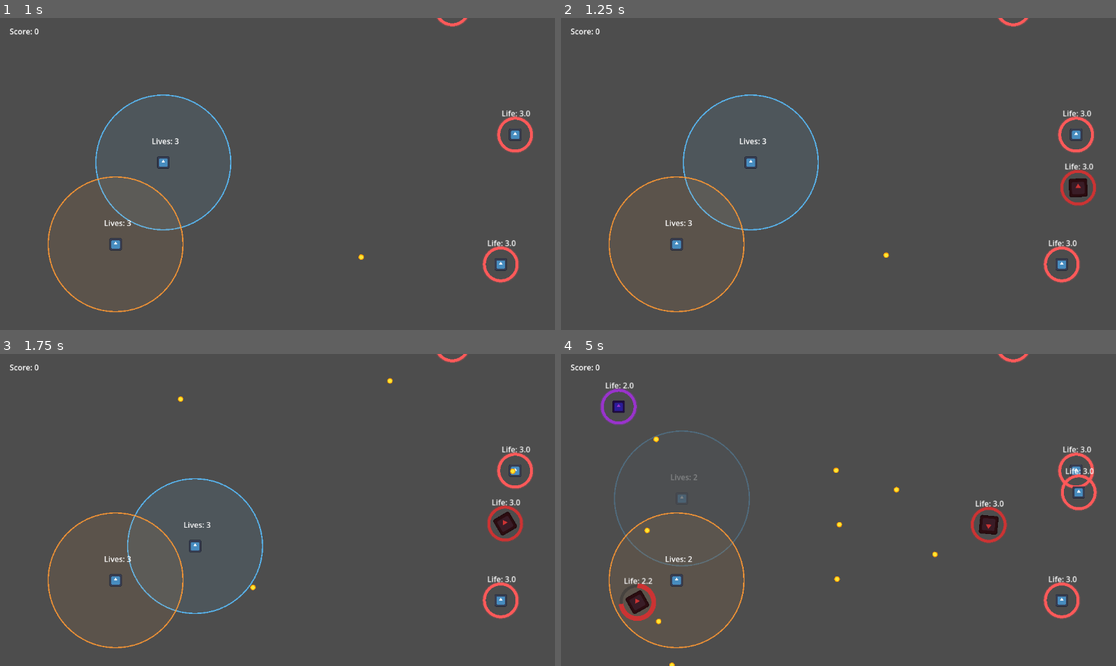
Above: before the commit, frames 1-4 (two rows, left to right).
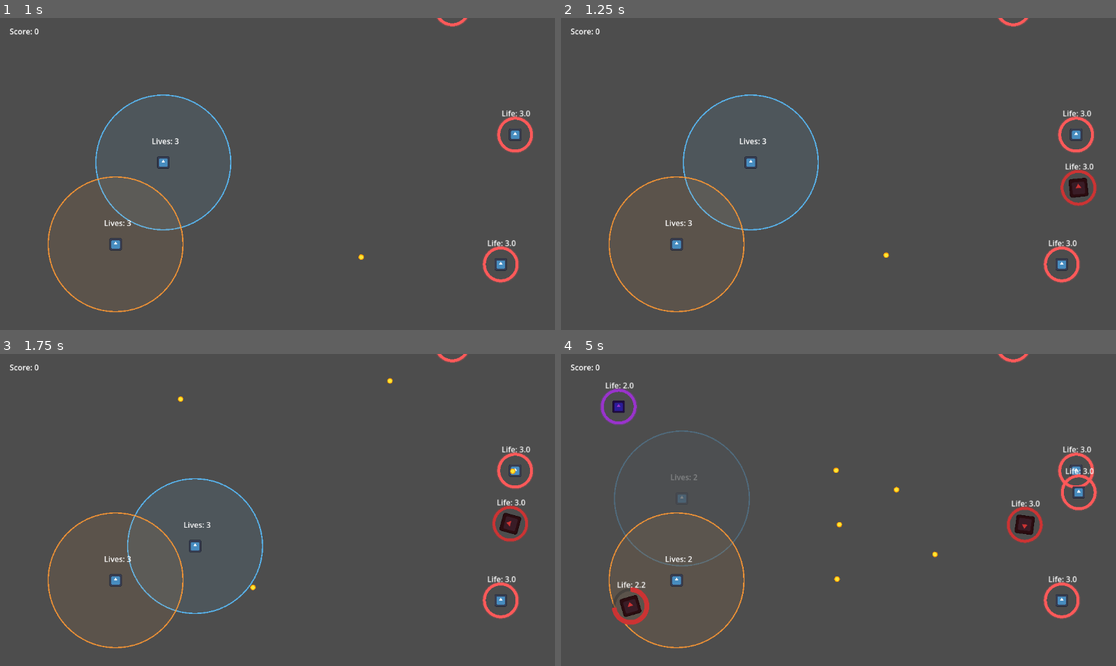
Above: after the commit, the same moments.

Repository: AgustinRamiroDiaz/just-metal-shapes
Game: Godot game, scene res://main_level.tscn
Same seed, same stepped clock (60 frames per second), same inputs: the game is played once before the commit and once after it. The engine's default icon, where the game draws it, is replaced by a stand-in: a white triangle on a blue panel in a dark square.
Inputs:
- Up to frame 1 (1 s): tap Enter at 0.5 s; hold Right (ui_right) from 0.53 s (still down); tap K (p2_down) at 0.6 s
- Up to frame 2 (1.25 s): keep holding Right (ui_right)
- Up to frame 3 (1.75 s): release Right (ui_right) at 1.28 s; hold Down (ui_down) from 1.28 s (still down); tap J (p2_left) at 1.35 s
- Up to frame 4 (5 s): release Down (ui_down) at 2.03 s; hold Right (ui_right) 2.03-2.78 s; tap one key every 0.75 s from 2.1 s: L (p2_right) I (p2_up) K (p2_down) J (p2_left); hold Up (ui_up) 2.78-3.53 s; hold Left (ui_left) from 3.53 s (still down)

Frame 1 is identical in both runs. In frame 2, 0.1% of the frame differs, in the area x 89-97%, y 46-61%; in frame 3, 0.5%; in frame 4, 1.6%, in the area x 9-87%, y 26-100%.

Commit message:
balancing

Diff:
--- a/scenes/shotgun_enemy.tscn
+++ b/scenes/shotgun_enemy.tscn
@@ -1,45 +1,38 @@
-[gd_scene load_steps=8 format=3 uid="uid://shotgun_enemy"]
+[gd_scene format=3 uid="uid://dmj0ol8d38aoh"]
 
-[ext_resource type="Script" path="res://scripts/shotgun_enemy.gd" id="1_shotgun"]
-[ext_resource type="Texture2D" path="res://icon.svg" id="2_icon"]
-[ext_resource type="Script" path="res://scripts/components/health_component.gd" id="3_health"]
-[ext_resource type="Script" path="res://scripts/components/shotgun_shooter_component.gd" id="4_shotgun_shooter"]
-[ext_resource type="Script" path="res://scripts/components/chaser_component.gd" id="5_chaser"]
-[ext_resource type="Script" path="res://scripts/components/turn_component.gd" id="6_turn"]
+[ext_resource type="Script" uid="uid://do03jimx88myu" path="res://scripts/shotgun_enemy.gd" id="1_shotgun"]
+[ext_resource type="Texture2D" uid="uid://dx60ovk85ckyh" path="res://icon.svg" id="2_icon"]
+[ext_resource type="Script" uid="uid://b8213fec7gt7m" path="res://scripts/components/health_component.gd" id="3_health"]
+[ext_resource type="Script" uid="uid://cj0rlemobwci7" path="res://scripts/components/shotgun_shooter_component.gd" id="4_shotgun_shooter"]
+[ext_resource type="Script" uid="uid://cstgj6w4m6oyo" path="res://scripts/components/chaser_component.gd" id="5_chaser"]
+[ext_resource type="Script" uid="uid://baibtnk3m4nge" path="res://scripts/components/turn_component.gd" id="6_turn"]
 
 [sub_resource type="CircleShape2D" id="CircleShape2D_shotgun"]
 radius = 32.0
 
-[sub_resource type="CircleShape2D" id="CircleShape2D_range"]
-radius = 200.0
+[node name="ShotgunEnemy" type="StaticBody2D" unique_id=597421633]
+collision_layer = 2
+script = ExtResource("1_shotgun")
 
-[node name="ShotgunEnemy" type="StaticBody2D"]
-script = ExtResource("1_shotgun")
-collision_layer = 2
-
-[node name="Sprite2D" type="Sprite2D" parent="."]
+[node name="Sprite2D" type="Sprite2D" parent="." unique_id=658582241]
 modulate = Color(0.8, 0.2, 0.2, 1)
 scale = Vector2(0.3, 0.3)
 texture = ExtResource("2_icon")
 
-[node name="CollisionShape2D" type="CollisionShape2D" parent="."]
+[node name="CollisionShape2D" type="CollisionShape2D" parent="." unique_id=12647215]
 shape = SubResource("CircleShape2D_shotgun")
 
-[node name="HealthComponent" type="Node2D" parent="."]
+[node name="HealthComponent" type="Node2D" parent="." unique_id=632148012]
 script = ExtResource("3_health")
-max_life = 3.0
 shield_color = Color(0.8, 0.2, 0.2, 1)
 
-[node name="ShotgunShooterComponent" type="Node" parent="."]
+[node name="ShotgunShooterComponent" type="Node" parent="." unique_id=1226956249]
 script = ExtResource("4_shotgun_shooter")
 shoot_interval = 3.0
-shot_count = 8
-spread_angle = 45.0
 
-[node name="ChaserComponent" type="Node" parent="."]
+[node name="ChaserComponent" type="Node" parent="." unique_id=915578384]
 script = ExtResource("5_chaser")
-move_speed = 50.0
 
-[node name="TurnComponent" type="Node" parent="."]
+[node name="TurnComponent" type="Node" parent="." unique_id=2090137885]
 script = ExtResource("6_turn")
 turn_speed = 1.0
--- a/scripts/components/chaser_component.gd
+++ b/scripts/components/chaser_component.gd
@@ -3,7 +3,7 @@
 
 signal moved(amount: float)
 
-@export var move_speed: float = 50.0
+@export var move_speed: float = 30.0
 @export var target_group: StringName = &"players"
 
 
--- a/scripts/components/shotgun_shooter_component.gd
+++ b/scripts/components/shotgun_shooter_component.gd
@@ -6,13 +6,9 @@
 
 
 func _shoot() -> void:
-	var targets := get_tree().get_nodes_in_group(target_group)
 	var origin := (get_parent() as Node2D).global_position
-	var nearest := _get_nearest_target(targets, origin)
-	if nearest == null:
-		return
-
-	var base_direction := (nearest.global_position - origin).normalized()
+	var sprite: Sprite2D = (get_parent() as Node2D).get_node("Sprite2D")
+	var base_direction := Vector2.RIGHT.rotated(sprite.rotation)
 	var start_angle := -spread_angle / 2
 	var angle_step := spread_angle / (shot_count - 1) if shot_count > 1 else 0.0
 
--- a/scripts/components/turn_component.gd
+++ b/scripts/components/turn_component.gd
@@ -14,13 +14,7 @@
 
 	var sprite: Sprite2D = (get_parent() as Node2D).get_node("Sprite2D")
 	var target_angle := (nearest.global_position - origin).angle()
-	var current_angle := sprite.rotation
-	var angle_diff := target_angle - current_angle
-	while angle_diff > PI:
-		angle_diff -= TAU
-	while angle_diff < -PI:
-		angle_diff += TAU
-	sprite.rotation += sign(angle_diff) * min(abs(angle_diff), turn_speed * delta)
+	sprite.rotation = lerp_angle(sprite.rotation, target_angle, turn_speed * delta)
 
 
 func _get_nearest_target(targets: Array, origin: Vector2) -> Node2D:
